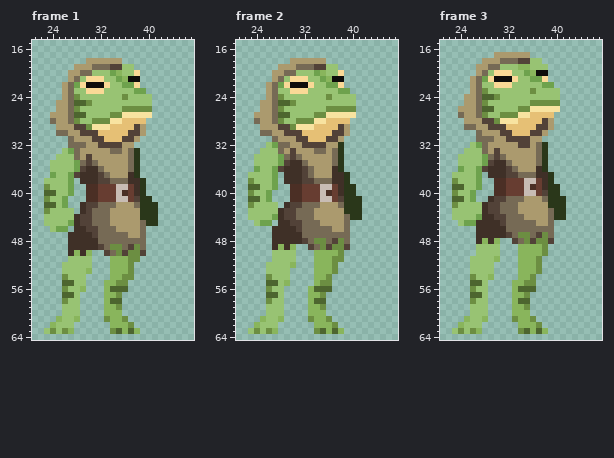
Pixel-art file -- NeverShallWeDie/Assets/Sprites/Actors/NPCs/Crew/Blacksmith.aseprite. Above: the version before the commit.
64x80 pixels, 10 frames. Shown: frame 1: x 21..47, y 15..64; frame 2: x 21..47, y 15..64; frame 3: x 21..47, y 15..64. The commit also changed other frames, which this record leaves out.
And afterwards:
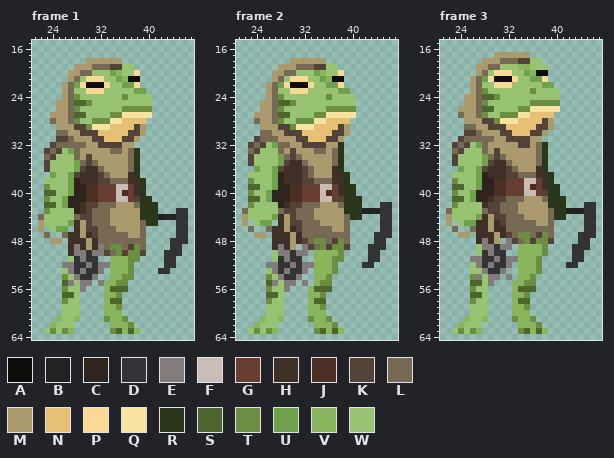
Palette (. is transparent): A #0e0d0b  B #232324  C #2f241d  D #333335  E #817b7b  F #c8bcb4  G #673d31  H #3f3027  J #4b2f25  K #524238  L #766a55  M #ab9a6e  N #e6c075  P #fad996  Q #f8e3a0  R #2a371a  S #4d652f  T #6c8e42  U #6ea24d  V #89b55c  W #98c373
Diff:
layer "bag" added
layer "mace" added
layer "scythe" added
--- frame 1, layers "scythe", "mace", "bag"
@@ x 21..47 @@
 30 ....LLMMKKKNNNNNKKM........
-31 ......LMMMKKNNNKKM.........
-32 ......LLLMMKKKKMM..........
-33 .....WULMMMMMLLMLR.........
-34 ....WWWLMKMMMMMMLR.........
-35 ...WWWWULKLMMMMMLR.........
-36 ...WWWWUKHHLMMMMLR.........
+31 ....KKLMMMKKNNNKKM.........
+32 ...KLLLLLMMKKKKMM..........
+33 ..KLKWULMMMMMLLMLR.........
+34 ..LKWWWLMKMMMMMMLR.........
+35 ..KWWWWULKLMMMMMLR.........
+36 ..KWWWWUKHHLMMMMLR.........
 37 ...UWWUKHHHKLMMMHR.........
-38 ..WWWWU.HHHKKLLLHHR........
-39 ..TWWWU..JJGGGFFGHR........
-40 ..SSWWU..JJGGGFJGHR........
-41 ..TWWU...JJGGGFFGKRR.......
-42 ..SSWU..HKKLLLMMMLRRR......
-43 ..TWWWW.HKLLLMMMMMRRR......
-44 ..WWWWWHKKLLLMMMMMRRR......
-45 ..WWWWUHKKLLLMMMMMLRR......
-46 ...WUU.HHKKLLLMMMML........
-47 ......HHHHKLLLLLMML........
-48 ......HHHHHLLLLLLLL........
-49 ......HHHHHKLTTLKTL........
-50 ......HVHV..KLTKTTK........
-51 ......WWWW...VVVTT.........
-52 .....WWWWW...VVVT..........
-53 .....WWWWV...VVVT..........
-54 .....TWWW....VVTT..........
-55 .....SSWW...VVTT...........
-56 .....TWWV...VSSS...........
+38 ..WWWWUCHHHKKLLLHHR........
+39 ..TWWWUCCJJGGGFFGHR........
+40 ..SSWWUCCJJGGGFJGHR........
+41 ..TWWUCCCJJGGGFFGKRR.......
+42 ..SSWUCCHKKLLLMMMLRRR......
+43 ..TWWWWCHKLLLMMMMMRRR...DD.
+44 .LWWWWWLKKLLLMMMMMRRRBBBDD.
+45 .MWWWWUHMKLLLMMMMMLRR...DD.
+46 .M.WUU.HMKKLLLMMMML.....DD.
+47 ..L..LHHMHKLLLLLMML.....DD.
+48 ...MM.HHHMHLLLLLLLL....DDD.
+49 ......HEHMHELTTLKTL....DD..
+50 ......HEEDEEKLTKTTK...DDD..
+51 ......WDEDD..VVVTT....DD...
+52 .....EEDDEDEEVVVT.....DD...
+53 .....WEDEDDE.VVVT....DD....
+54 .....TWEDDE..VVTT..........
+55 .....SEWEE.EVVTT...........
+56 .....TWWE...VSSS...........
 57 .....SSW....VVT............
--- frame 2, layers "scythe", "mace", "bag"
@@ x 21..47 @@
 30 ....LLMMKKKNNNNNKKM........
-31 ......LMMMKKNNNKKM.........
-32 .....WULLMMKKKKMMR.........
-33 ....WWWLMKMMMLLMLR.........
-34 ...WWWWULKLMMMMMLR.........
-35 ...WWWWUKHHLMMMMLR.........
+31 ...KLLLMMMKKNNNKKM.........
+32 ..KLKWULLMMKKKKMMR.........
+33 ..LKWWWLMKMMMLLMLR.........
+34 ..KWWWWULKLMMMMMLR.........
+35 ..KWWWWUKHHLMMMMLR.........
 36 ...UWWUKHHHKLMMMHR.........
-37 ..WWWWU.HHHKLMMMHHR........
-38 ..TWWWU.HHHKKLLLHHR........
-39 ..SSWWU..JJGGGFFGHRR.......
-40 ..TWWU...JJGGGFJGHRR.......
-41 ..SSWU...JJGGGFFGKRRR......
-42 ..TWWWW.HKKLLLMMMLRRR......
-43 ..WWWWWHKKLLLMMMMMRRR......
-44 ..WWWWUHKKLLLMMMMMLRR......
-45 ...WUU.HHKKLLLMMMML........
-46 ......HHHHKLLLLLMML........
-47 ......HHHHHLLLLLLLL........
-48 ......HHHHHKLTTLKTL........
-49 ......HVHV..KLTKTTK........
-50 ......WWWW...VVVVT.........
-51 ......WWWW...VVVTT.........
-52 .....WWWWV...VVVT..........
-53 .....WWWW....VVVT..........
-54 .....TWWW....VVT...........
-55 .....SSWV....VTT...........
-56 .....TWW....VSSS...........
+37 ..WWWWUCHHHKLMMMHHR........
+38 ..TWWWUCHHHKKLLLHHR........
+39 ..SSWWUCCJJGGGFFGHRR.......
+40 ..TWWUCCCJJGGGFJGHRR.......
+41 ..SSWUCCCJJGGGFFGKRRR......
+42 ..TWWWWCHKKLLLMMMLRRR...DD.
+43 .LWWWWWLKKLLLMMMMMRRRBBBDD.
+44 .MWWWWUHMKLLLMMMMMLRR...DD.
+45 .M.WUU.HMKKLLLMMMML.....DD.
+46 ..L..LHHMHKLLLLLMML.....DD.
+47 ...MM.HHHMHLLLLLLLL....DDD.
+48 ......HHHMHKLTTLKTL....DD..
+49 ......HEHM.EKLTKTTK...DDD..
+50 ......WEEDEE.VVVVT....DD...
+51 ......WDEDD..VVVTT....DD...
+52 .....EEDDEDEEVVVT....DD....
+53 .....WEDEDDE.VVVT..........
+54 .....TWEDDE..VVT...........
+55 .....SEWEE.E.VTT...........
+56 .....TWWE...VSSS...........
 57 .....SSW....VVT............
--- frame 3, layers "scythe", "mace", "bag"
@@ x 21..47 @@
 29 ....LLMMKKKNNNNNKKM........
-30 ......LMMMKKNNNKKM.........
-31 ......LLLMMKKKKMM..........
-32 .....WULMMMMMKKMLR.........
-33 ....WWWLMKMMMMMMLR.........
-34 ...WWWWULKLMMMMMLR.........
-35 ...WWWWUKHHLMMMMLR.........
+30 ....KKLMMMKKNNNKKM.........
+31 ...KLLLLLMMKKKKMM..........
+32 ..KLKWULMMMMMKKMLR.........
+33 ..LKWWWLMKMMMMMMLR.........
+34 ..KWWWWULKLMMMMMLR.........
+35 ..KWWWWUKHHLMMMMLR.........
 36 ...UWWUKHHHKLMMMHR.........
-37 ..WWWWU.HHHKKLLLHHR........
-38 ..TWWWU..JJGGGFFGHR........
-39 ..SSWWU..JJGGGFJGHRR.......
-40 ..TWWU...JJGGGFFGKRR.......
-41 ..SSWU..HKKLLLMMMLRRR......
-42 ..TWWWWHKKLLLMMMMMRRR......
-43 ..WWWWWHKKLLLMMMMMLRR......
-44 ..WWWWUHHKKLLLMMMMLRR......
-45 ...WUUHHHHKLLLLLMML........
-46 ......HHHHHLLLLLLLL........
-47 ......HHHHHKLTTLKTL........
-48 ......HVHV..KLTKTTK........
-49 ......WWWW...VVVVT.........
-50 ......WWWW...VVVVT.........
-51 .....WWWWV...VVVT..........
-52 .....WWWW....VVVT..........
-53 .....WWWW....VVVT..........
-54 .....TWWV....VVT...........
-55 .....SSW....VVTT...........
+37 ..WWWWUCHHHKKLLLHHR........
+38 ..TWWWUCCJJGGGFFGHR........
+39 ..SSWWUCCJJGGGFJGHRR.......
+40 ..TWWUCCCJJGGGFFGKRR.......
+41 ..SSWUCCHKKLLLMMMLRRR......
+42 ..TWWWWHKKLLLMMMMMRRR...DD.
+43 .LWWWWWLKKLLLMMMMMLRRBBBDD.
+44 .MWWWWUHMKKLLLMMMMLRR...DD.
+45 .M.WUUHHMHKLLLLLMML.....DD.
+46 ..L..LHHMHHLLLLLLLL.....DD.
+47 ...MM.HHHMHKLTTLKTL....DDD.
+48 ......HEHM.EKLTKTTK....DD..
+49 ......WEEDEE.VVVVT....DDD..
+50 ......WDEDD..VVVVT....DD...
+51 .....EEDDEDEEVVVT.....DD...
+52 .....WEDEDDE.VVVT....DD....
+53 .....WWEDDE..VVVT..........
+54 .....TEWEE.E.VVT...........
+55 .....SSWE...VVTT...........
 56 .....TWW....VSSS...........
